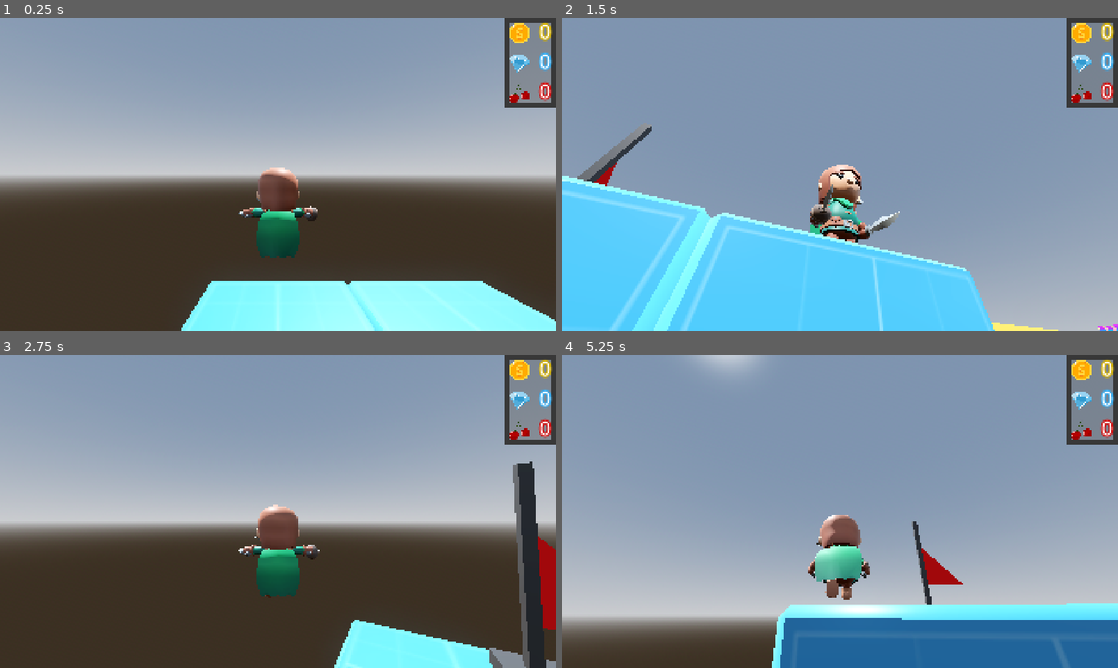
Above: before the commit, frames 1-4 (two rows, left to right).
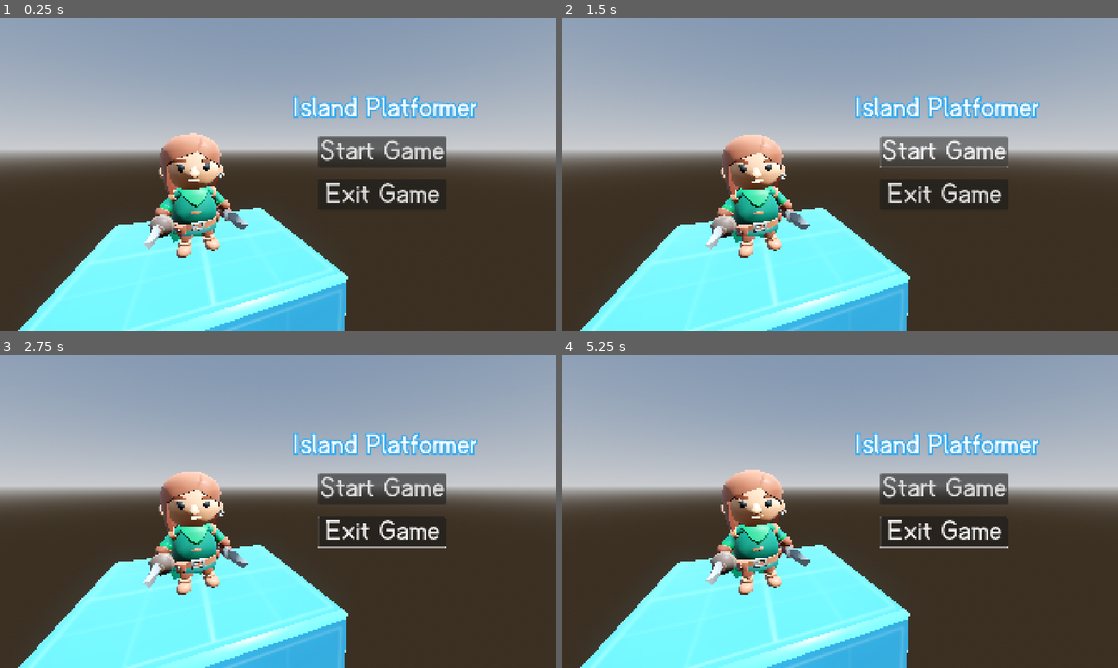
Above: after the commit, the same moments.

Repository: AbsoluteZer0527/My-first-3D-Godot-game
Game: Godot game, scene res://Scenes/main_menu.tscn
Two runs of this game, one before a commit and one after it. Both use one fixed random seed, a clock stepped at 60 frames per second and the inputs below. Before the commit the project starts from res://Scenes/game_scene.tscn.
Inputs (mouse positions are in pixels of both pictures, inside the frame that each line leads up to):
- Up to frame 1 (0.25 s): no input
- Up to frame 2 (1.5 s): click (945, 152) at 0.5 s, where only the run after the commit has a clickable "Start Game"; click (945, 152) at 1.25 s, where only the run after the commit has a clickable "Start Game"
- Up to frame 3 (2.75 s): tap Enter (ui_accept) at 2, 2.27 s; move the mouse to (305, 511) at 2.02 s; hold W (forward) from 2.03 s (still down); tap Tab at 2.1 s
- Up to frame 4 (5.25 s): move the mouse to (728, 527) at 2.77 s; release W (forward) at 2.78 s; hold S (backward) 2.78-3.53 s; tap Tab every 0.75 s from 2.85 to 5.1 s; move the mouse to (851, 505) at 3.52 s; hold W (forward) from 3.53 s (still down); move the mouse to (812, 574) at 4.27 s; move the mouse to (878, 514) at 5.02 s

The runs differ from the first frame. In frame 1, 42% of the frame differs, in the area x 0-100%, y 0-100%; in frame 2, 81%; in frame 3, 51%; in frame 4, 82%.

Commit message:
Added UI screen containing title, start game, and quit game for start scene

Diff:
--- a/First-3D/new-game-project/Scenes/main_menu.tscn
+++ b/First-3D/new-game-project/Scenes/main_menu.tscn
@@ -1,7 +1,8 @@
-[gd_scene load_steps=6 format=3 uid="uid://cjstv5da8jqnl"]
+[gd_scene load_steps=7 format=3 uid="uid://cjstv5da8jqnl"]
 
 [ext_resource type="PackedScene" uid="uid://ch5wgsbao1ifm" path="res://Assets/Models/Cube_Prototype_Large_A.gltf" id="1_48xlc"]
 [ext_resource type="PackedScene" uid="uid://2jmy55vuk2ri" path="res://Assets/Character/Player.glb" id="2_1ehe0"]
+[ext_resource type="Theme" uid="uid://catwci5u1txuw" path="res://main_ui.tres" id="3_1ehe0"]
 
 [sub_resource type="ProceduralSkyMaterial" id="ProceduralSkyMaterial_ce3w2"]
 sky_horizon_color = Color(0.66224277, 0.6717428, 0.6867428, 1)
@@ -103,4 +104,41 @@
 [node name="Camera3D" type="Camera3D" parent="."]
 transform = Transform3D(0.4083633, -0.1135825, 0.90572536, 0, 0.9922283, 0.1244304, -0.9128195, -0.05081281, 0.40518963, 4.1778345, 5.888027, 0.21122122)
 
+[node name="CanvasLayer" type="CanvasLayer" parent="."]
+
+[node name="Label" type="Label" parent="CanvasLayer"]
+offset_left = 1007.0
+offset_top = 265.0
+offset_right = 1485.0
+offset_bottom = 338.0
+theme = ExtResource("3_1ehe0")
+theme_override_font_sizes/font_size = 96
+text = "Island Platformer"
+
+[node name="Button" type="Button" parent="CanvasLayer/Label"]
+layout_mode = 1
+anchors_preset = -1
+anchor_left = 0.49100003
+anchor_top = 2.036
+anchor_right = 0.49100003
+anchor_bottom = 2.036
+offset_left = -219.76703
+offset_top = -52.492004
+offset_right = 219.23297
+offset_bottom = 52.507996
+text = "Start Game"
+
+[node name="Button2" type="Button" parent="CanvasLayer/Label"]
+layout_mode = 1
+anchors_preset = -1
+anchor_left = 0.49100003
+anchor_top = 3.5620003
+anchor_right = 0.49100003
+anchor_bottom = 3.5620003
+offset_left = -219.76703
+offset_top = -52.514038
+offset_right = 219.23297
+offset_bottom = 52.485962
+text = "Exit Game"
+
 [editable path="Player"]
--- a/First-3D/new-game-project/project.godot
+++ b/First-3D/new-game-project/project.godot
@@ -11,7 +11,7 @@
 [application]
 
 config/name="New Game Project"
-run/main_scene="uid://duvjmwvyd5uii"
+run/main_scene="uid://cjstv5da8jqnl"
 config/features=PackedStringArray("4.5", "Forward Plus")
 config/icon="res://icon.svg"
 
